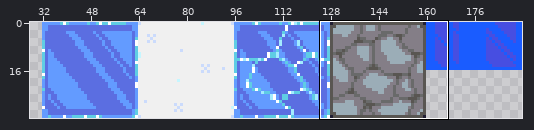
Two states of a pixel-art file, art/tiles.aseprite. The picture above shows the old version from afar; the outline marks the close-up.
Close-up. The starting point:
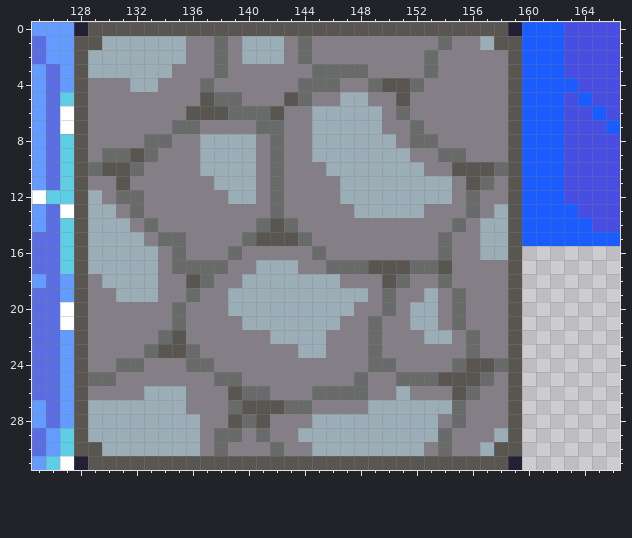
192x32 pixels, 1 frame. Shown: x 125..166, y 0..31. The wide view leaves out empty margins.
After:
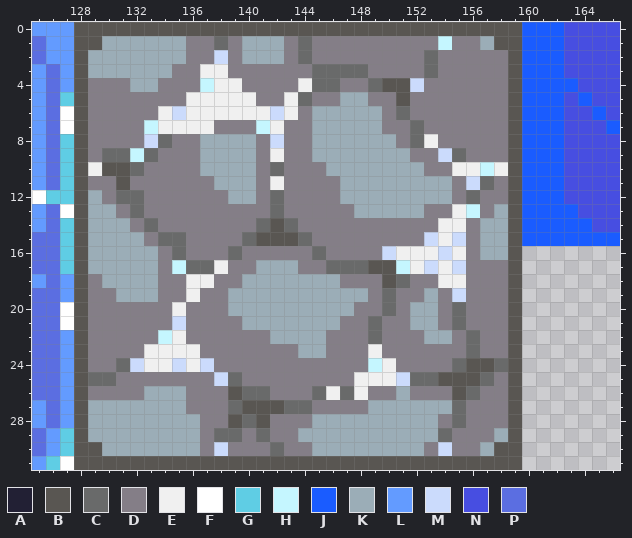
Palette (. is transparent): A #222034  B #595652  C #696a6a  D #847e87  E #f0f0f0  F #ffffff  G #5fcde4  H #c5f6ff  J #1a5cff  K #9badb7  L #639bff  M #cbdbfc  N #474ee1  P #5b6ee1
The exact change:
Layer "Layer 1":
The author changed colour A to colour B in row 0 at x 128 and 159; in row 31 at x 128 and 159.
The author changed colour B to colour E in row 5 at x 137 and 143; in row 6 at x 136 to 138; in row 10 at x 155 to 156; in row 17 at x 154; in row 18 at x 136; in row 22 at x 135.
The author changed colour B to colour E in row 23 at x 134 to 135.
The author changed colour C to colour E in row 3 at x 138; in row 4 at x 144; in row 5 at x 138 to 139; in row 6 at x 139 to 141; in row 7 at x 135 to 136 and 142; in row 8 at x 153.
The author changed colour C to colour E in row 9 at x 142; in row 10 at x 129 and 158; in row 11 at x 142; in row 14 at x 155; in row 15 at x 154; in row 17 at x 138 and 152.
The author changed colour C to colour E in row 18 at x 137 and 154; in row 19 at x 136; in row 20 at x 135; in row 23 at x 133, 136 and 149; in row 24 at x 136 and 150; in row 25 at x 148.
The author changed colour C to colour E in row 26 at x 146 and 148.
The author changed colour D to colour E in row 3 at x 137; in row 4 at x 138 to 139; in row 5 at x 136 and 140; in row 6 at x 134 and 143; in row 7 at x 134 and 137; in row 13 at x 155.
The author changed colour D to colour E in row 14 at x 154; in row 16 at x 151 to 153 and 155; in row 18 at x 155; in row 24 at x 133 to 134; in row 25 at x 149 to 150.
The author changed colour B to colour H in row 9 at x 132; in row 10 at x 157; in row 17 at x 151.
The author changed colour C to colour H in row 1 at x 154; in row 4 at x 137; in row 7 at x 141; in row 13 at x 156; in row 17 at x 135; in row 22 at x 134.
The author changed colour C to colour H in row 24 at x 149.
The author changed colour D to colour H in row 7 at x 133.
The author changed colour B to colour M in row 6 at x 142; in row 11 at x 156.
The author changed colour C to colour M in row 2 at x 138; in row 4 at x 152; in row 8 at x 133 and 142; in row 9 at x 154; in row 16 at x 154; in row 17 at x 153.
The author changed colour C to colour M in row 19 at x 155; in row 21 at x 135; in row 24 at x 132 and 137; in row 25 at x 138 and 151; in row 30 at x 138 and 154.
The author changed colour D to colour M in row 6 at x 135; in row 15 at x 153 and 155; in row 16 at x 150; in row 17 at x 155; in row 24 at x 135.
